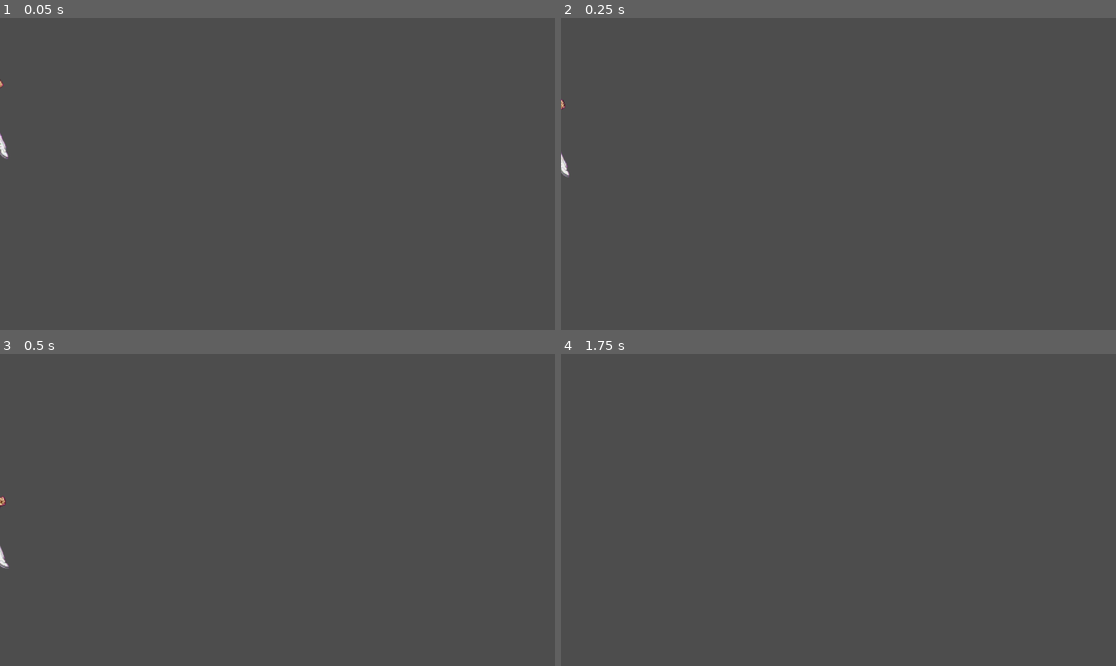
Above: before the commit, frames 1-4 (two rows, left to right).
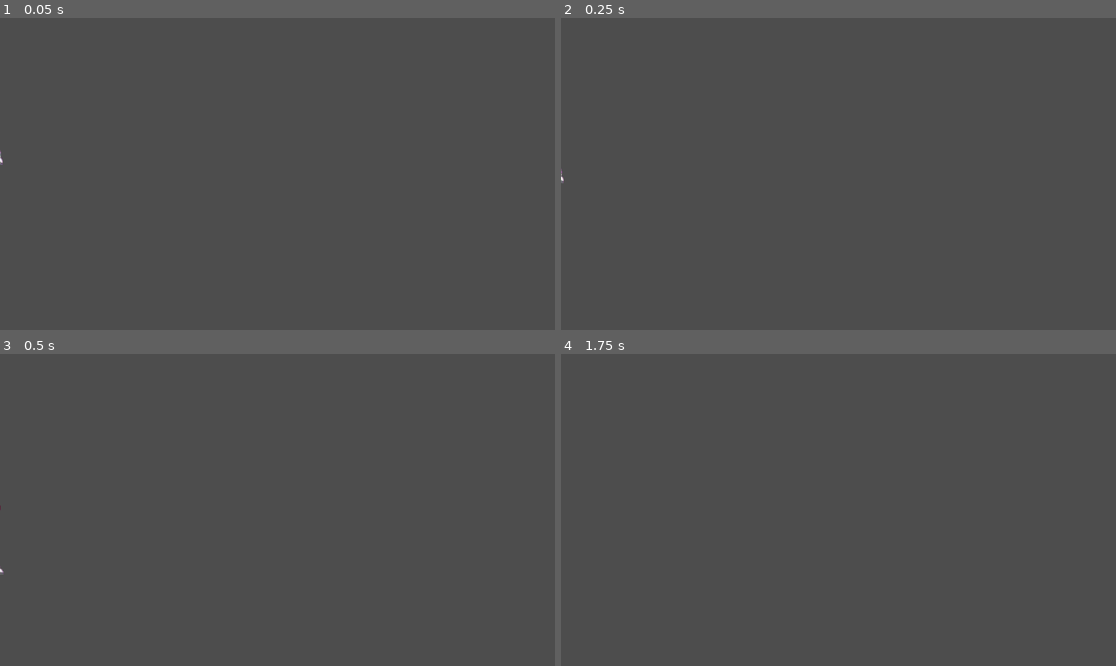
Above: after the commit, the same moments.

Repository: FelipeMMares/RPFihter
Game: Godot game, scene res://Cenas/Player/Player.tscn
Two runs of this game, one before a commit and one after it. Both use one fixed random seed, a clock stepped at 60 frames per second and the inputs below.
Inputs:
- Up to frame 1 (0.05 s): no input
- Up to frame 2 (0.25 s): no input
- Up to frame 3 (0.5 s): no input
- Up to frame 4 (1.75 s): tap Enter at 0.5 s; tap 1 at 0.6, 1.55 s; tap 2 at 0.8, 1.35 s; tap Space at 1.25 s

The runs differ from the first frame. In frame 1, less than 0.1% of the frame differs, in the area x 0-2%, y 19-47%; in frame 2, less than 0.1%, in the area x 0-2%, y 26-53%; in frame 3, less than 0.1%; in frame 4, nothing differs.

Commit message:
correção do colisão de ataque e da hurtbox do dummy, passando para a próxima fase

Diff:
--- /dev/null
+++ b/Cenas/Dummy/Dummy.gd
@@ -0,0 +1,14 @@
+extends CharacterBody2D
+
+@onready var state_machine = $StateMachine
+@onready var hurt_box = $Hurtbox
+@export var speed : float = 150
+
+func _ready() -> void:
+	hurt_box.hurt.connect(_on_hurt)
+
+func _on_hurt(hit_data: HitData) -> void:
+	state_machine.receive_hit(hit_data)
+
+func move(direction: Vector2) -> void:
+	velocity.x = direction.x * speed
--- a/Cenas/Dummy/dummy.tscn
+++ b/Cenas/Dummy/dummy.tscn
@@ -1,16 +1,21 @@
 [gd_scene format=3 uid="uid://c3j6jqqi848lx"]
 
-[ext_resource type="Texture2D" uid="uid://co2dbqfbjkjnp" path="res://assets/Elena (dummy) Hurt/SF3_3rd_Elena_12462-removebg-preview.png" id="1_j6gfk"]
+[ext_resource type="Script" uid="uid://bh8thk6d1rsr6" path="res://Cenas/Dummy/Dummy.gd" id="1_7u85y"]
 [ext_resource type="Texture2D" uid="uid://bbwy05inpgibv" path="res://assets/elena (dummy)/SF3_3rd_Elena_12288-removebg-preview.png" id="1_u4fdy"]
-[ext_resource type="Texture2D" uid="uid://b7ftb26qwhw5d" path="res://assets/Elena (dummy) Hurt/SF3_3rd_Elena_12463-removebg-preview.png" id="2_dnvsn"]
 [ext_resource type="Texture2D" uid="uid://boum1wsvnc0pg" path="res://assets/elena (dummy)/SF3_3rd_Elena_12289-removebg-preview.png" id="2_gqsxo"]
+[ext_resource type="Texture2D" uid="uid://j0ifuy2fyb5" path="res://assets/Elena (dummy) Hurt/SF3_3rd_Elena_12465-removebg-preview.png" id="2_v50a7"]
+[ext_resource type="Texture2D" uid="uid://d0pjjhomjmq3u" path="res://assets/Elena (dummy) Hurt/SF3_3rd_Elena_12466-removebg-preview.png" id="3_0tpov"]
 [ext_resource type="Texture2D" uid="uid://cksfsaowrkiw5" path="res://assets/elena (dummy)/SF3_3rd_Elena_12290-removebg-preview.png" id="3_1ipwt"]
-[ext_resource type="Texture2D" uid="uid://brhp315lvxfvs" path="res://assets/Elena (dummy) Hurt/SF3_3rd_Elena_12464-removebg-preview.png" id="3_3mxc2"]
+[ext_resource type="Texture2D" uid="uid://8g7dqvj1d8bj" path="res://assets/Elena (dummy) Hurt/SF3_3rd_Elena_12467-removebg-preview.png" id="4_7i3rb"]
 [ext_resource type="Texture2D" uid="uid://opiicf4stj0p" path="res://assets/elena (dummy)/SF3_3rd_Elena_12291-removebg-preview.png" id="4_lb2tm"]
 [ext_resource type="Texture2D" uid="uid://d2vupgtsfu2tg" path="res://assets/elena (dummy)/SF3_3rd_Elena_12292-removebg-preview.png" id="5_nntwn"]
+[ext_resource type="Texture2D" uid="uid://2ybktoa1wup6" path="res://assets/Elena (dummy) Hurt/SF3_3rd_Elena_12468-removebg-preview.png" id="5_tm5c4"]
 [ext_resource type="Texture2D" uid="uid://br736eg1lhymi" path="res://assets/elena (dummy)/SF3_3rd_Elena_12293-removebg-preview.png" id="6_48erc"]
+[ext_resource type="Texture2D" uid="uid://moc04sm0u6y7" path="res://assets/Elena (dummy) Hurt/SF3_3rd_Elena_12469-removebg-preview.png" id="6_phren"]
+[ext_resource type="Texture2D" uid="uid://dic2mdjf2s8uj" path="res://assets/Elena (dummy) Hurt/SF3_3rd_Elena_12470-removebg-preview.png" id="7_3ud4v"]
 [ext_resource type="Texture2D" uid="uid://gjyx8j4yib3e" path="res://assets/elena (dummy)/SF3_3rd_Elena_12294-removebg-preview.png" id="7_lcb1f"]
 [ext_resource type="Texture2D" uid="uid://c7a1jmobjbc7t" path="res://assets/elena (dummy)/SF3_3rd_Elena_12295-removebg-preview.png" id="8_6mob7"]
+[ext_resource type="Texture2D" uid="uid://da048h4mf86vo" path="res://assets/Elena (dummy) Hurt/SF3_3rd_Elena_12471-removebg-preview.png" id="8_ba4g4"]
 [ext_resource type="Texture2D" uid="uid://crfi7xiujti1s" path="res://assets/elena (dummy)/SF3_3rd_Elena_12296-removebg-preview.png" id="9_u4fdy"]
 [ext_resource type="Texture2D" uid="uid://e7eli7jbhhas" path="res://assets/elena (dummy)/SF3_3rd_Elena_12297-removebg-preview.png" id="10_8yuib"]
 [ext_resource type="Texture2D" uid="uid://c7b2p427sov2n" path="res://assets/elena (dummy)/SF3_3rd_Elena_12298-removebg-preview.png" id="11_pbjwv"]
@@ -68,22 +73,36 @@
 [ext_resource type="Script" uid="uid://c3ookyq3ypabc" path="res://Scripts/Player/StateMachine/States/Air/start_jump.gd" id="63_3mxc2"]
 [ext_resource type="Script" uid="uid://julkhtuc7ncf" path="res://Scripts/Player/StateMachine/States/Ground/IdleCrouched.gd" id="64_7u85y"]
 [ext_resource type="Script" uid="uid://dtsgngx4yj4eu" path="res://Scripts/Player/StateMachine/States/Ground/light_punch.gd" id="65_1qwri"]
+[ext_resource type="Script" uid="uid://docbt7ybhit04" path="res://Scripts/Player/StateMachine/States/hurt.gd" id="69_3mxc2"]
+[ext_resource type="Script" uid="uid://yv74ok4maffr" path="res://Scripts/Combat/Hurtbox.gd" id="69_dnvsn"]
 
 [sub_resource type="SpriteFrames" id="SpriteFrames_g4v7s"]
 animations = [{
 "frames": [{
 "duration": 1.0,
-"texture": ExtResource("1_j6gfk")
-}, {
-"duration": 1.0,
-"texture": ExtResource("2_dnvsn")
-}, {
-"duration": 1.0,
-"texture": ExtResource("3_3mxc2")
+"texture": ExtResource("2_v50a7")
+}, {
+"duration": 1.0,
+"texture": ExtResource("3_0tpov")
+}, {
+"duration": 1.0,
+"texture": ExtResource("4_7i3rb")
+}, {
+"duration": 1.0,
+"texture": ExtResource("5_tm5c4")
+}, {
+"duration": 1.0,
+"texture": ExtResource("6_phren")
+}, {
+"duration": 1.0,
+"texture": ExtResource("7_3ud4v")
+}, {
+"duration": 1.0,
+"texture": ExtResource("8_ba4g4")
 }],
 "loop": 0,
 "name": &"Hurt",
-"speed": 9.0
+"speed": 8.0
 }, {
 "frames": [{
 "duration": 1.0,
@@ -263,7 +282,7 @@
 }]
 
 [sub_resource type="RectangleShape2D" id="RectangleShape2D_vqqph"]
-size = Vector2(176, 159)
+size = Vector2(200, 173)
 
 [sub_resource type="GDScript" id="GDScript_wutc1"]
 script/source = "extends AttackState
@@ -285,19 +304,23 @@
 	print(\"Chute baixo\")
 "
 
+[sub_resource type="RectangleShape2D" id="RectangleShape2D_g4v7s"]
+size = Vector2(216, 190)
+
 [node name="Dummy" type="CharacterBody2D" unique_id=597853256]
+script = ExtResource("1_7u85y")
 
 [node name="AnimatedSprite2D" type="AnimatedSprite2D" parent="." unique_id=1082718433]
-position = Vector2(-6.0000114, -11.999996)
-scale = Vector2(1.3411459, 1.5758928)
+position = Vector2(2.9999962, 5.000001)
+scale = Vector2(1.6914063, 1.8638393)
 sprite_frames = SubResource("SpriteFrames_g4v7s")
 animation = &"Hurt"
-frame = 2
+frame = 6
 frame_progress = 1.0
 flip_h = true
 
 [node name="CollisionShape2D" type="CollisionShape2D" parent="." unique_id=1128512923]
-position = Vector2(3, 22.5)
+position = Vector2(12, 57.5)
 shape = SubResource("RectangleShape2D_vqqph")
 
 [node name="StateMachine" type="Node" parent="." unique_id=1711119882 node_paths=PackedStringArray("initial_state", "animated_sprite")]
@@ -344,3 +367,15 @@
 [node name="LowKick" type="Node" parent="StateMachine" unique_id=613343175]
 script = SubResource("GDScript_40vv7")
 metadata/_custom_type_script = "uid://bprajussohidd"
+
+[node name="Hurt" type="Node" parent="StateMachine" unique_id=523801568]
+script = ExtResource("69_3mxc2")
+metadata/_custom_type_script = "uid://bkklrvtapkren"
+
+[node name="Hurtbox" type="Area2D" parent="." unique_id=1276732752]
+collision_layer = 3
+script = ExtResource("69_dnvsn")
+
+[node name="CollisionShape2D" type="CollisionShape2D" parent="Hurtbox" unique_id=1233750611]
+position = Vector2(13, 57)
+shape = SubResource("RectangleShape2D_g4v7s")
--- a/Cenas/Player/Player.tscn
+++ b/Cenas/Player/Player.tscn
@@ -111,11 +111,11 @@
 [ext_resource type="Texture2D" uid="uid://b8tddvji4j0eh" path="res://assets/Chun li Low Kick/SF3_3rd_Chunli_24075-removebg-preview.png" id="79_kds5p"]
 [ext_resource type="Texture2D" uid="uid://ckfwovqfbnypu" path="res://assets/Chun li Low Kick/SF3_3rd_Chunli_24076-removebg-preview.png" id="80_nhj2s"]
 [ext_resource type="Script" uid="uid://dtsgngx4yj4eu" path="res://Scripts/Player/StateMachine/States/Ground/light_punch.gd" id="111_jj3b6"]
-[ext_resource type="Script" uid="uid://do3du61yy2b2o" path="res://Scripts/Player/Hitbox/Hitboxers.gd" id="115_lmw0p"]
+[ext_resource type="Script" uid="uid://c48umgmbmjtf1" path="res://Scripts/Dummy/HitData.gd" id="114_w3xrr"]
 [ext_resource type="Script" uid="uid://csymgsto5p2q8" path="res://Scripts/Player/Hitbox/LightPunchHitbox.gd" id="116_lmw0p"]
 
 [sub_resource type="RectangleShape2D" id="RectangleShape2D_r8ryd"]
-size = Vector2(149, 171)
+size = Vector2(157, 171)
 
 [sub_resource type="SpriteFrames" id="SpriteFrames_ma6wq"]
 animations = [{
@@ -552,20 +552,24 @@
 	print(\"Chute baixo\")
 "
 
+[sub_resource type="Resource" id="Resource_80p4o"]
+script = ExtResource("114_w3xrr")
+metadata/_custom_type_script = "uid://c48umgmbmjtf1"
+
 [sub_resource type="RectangleShape2D" id="RectangleShape2D_g4v7s"]
-size = Vector2(68, 28)
+size = Vector2(72, 35)
 
 [node name="Player" type="CharacterBody2D" unique_id=1120152477]
 position = Vector2(-47, 149)
 script = ExtResource("1_htvwm")
 
 [node name="Colisao" type="CollisionShape2D" parent="." unique_id=1334167780]
-position = Vector2(-8.5, 32.5)
+position = Vector2(-4.5, 32.5)
 shape = SubResource("RectangleShape2D_r8ryd")
 one_way_collision = true
 
 [node name="AnimatedSprite2D" type="AnimatedSprite2D" parent="." unique_id=75413742]
-position = Vector2(4, -3)
+position = Vector2(-7, 9)
 scale = Vector2(1.6119791, 1.8772322)
 sprite_frames = SubResource("SpriteFrames_ma6wq")
 animation = &"LightPunch"
@@ -612,8 +616,11 @@
 script = ExtResource("70_wj34k")
 metadata/_custom_type_script = "uid://bkklrvtapkren"
 
-[node name="LightPunch" type="Node" parent="StateMachine" unique_id=374435888]
+[node name="LightPunch" type="Node" parent="StateMachine" unique_id=374435888 node_paths=PackedStringArray("hitbox")]
 script = ExtResource("111_jj3b6")
+hitbox = NodePath("../../Hitboxers/LightPunch")
+active_start_frame = 1
+active_end_frame = 3
 metadata/_custom_type_script = "uid://bprajussohidd"
 
 [node name="HighPunch" type="Node" parent="StateMachine" unique_id=1255776548]
@@ -628,14 +635,16 @@
 script = SubResource("GDScript_jj3b6")
 metadata/_custom_type_script = "uid://bprajussohidd"
 
-[node name="Hitboxers" type="Node" parent="." unique_id=1844061744]
-script = ExtResource("115_lmw0p")
+[node name="Hitboxers" type="Node2D" parent="." unique_id=997661732]
 
 [node name="LightPunch" type="Area2D" parent="Hitboxers" unique_id=143547538]
+collision_layer = 0
+collision_mask = 3
 monitoring = false
 monitorable = false
 script = ExtResource("116_lmw0p")
-
-[node name="CollisionShape2D" type="CollisionShape2D" parent="Hitboxers/LightPunch" unique_id=1338770999]
-position = Vector2(51, 129)
+hit_data = SubResource("Resource_80p4o")
+
+[node name="LightPunchColision" type="CollisionShape2D" parent="Hitboxers/LightPunch" unique_id=1338770999]
+position = Vector2(109, -10)
 shape = SubResource("RectangleShape2D_g4v7s")
--- /dev/null
+++ b/Scripts/Combat/Hurtbox.gd
@@ -0,0 +1,24 @@
+extends Area2D
+class_name HurtBox
+
+signal hurt(hit_data: HitData)
+
+func _ready() -> void:
+	monitoring = true
+	monitorable = true
+
+	collision_layer = 2
+	collision_mask = 0
+
+	print(
+		"HurtBox pronta: ",
+		name,
+		" layer: ",
+		collision_layer,
+		" mask: ",
+		collision_mask
+	)
+
+func receive_hit(hit_data: HitData) -> void:
+	print("HurtBox recebeu hit: ", hit_data)
+	hurt.emit(hit_data)
--- a/Scripts/Dummy/HitData.gd
+++ b/Scripts/Dummy/HitData.gd
@@ -37,7 +37,7 @@
 # executada no oponente.
 # ============================
 
-@export var hurt_animation: String = "Hurt"
+@export var hurt_animation: StringName = &"Hurt"
 
 # ============================
 # DURAÇÃO DA HITBOX
--- a/Scripts/Player/CommandParser/commandParse.gd
+++ b/Scripts/Player/CommandParser/commandParse.gd
@@ -1,43 +1,3 @@
-#extends Node
-#class_name CommandParser
-#
-#@export var commands : Array[CommandSequence] = []
-#@export var input_buffer : InputBuffer
-#
-#var root := CommandNode.new()
-#
-#func _ready() -> void:
-	#
-	#for command in commands:
-		#if command and command.is_valid():
-			#root.add_sequence(command.inputs, command.name)
-	#print("Filhos do root:")
-	#print(root.children.keys())
-#
-#func get_current_special_move() -> String:
-	#var current_node = root
-	#var current_frame = Engine.get_physics_frames()
-	#
-	#for i in range(input_buffer.buffer.size()-1, -1, -1):
-		#var input = input_buffer.get_input_at(i)
-		#print("Lendo:", input.action_name)
-		#
-		#if current_node.children.has(input.action_name):
-			#print("Encontrou nó:", input.action_name)
-			#current_node = current_node.children[input.action_name]
-			#
-			#if current_node.resulting_move != "":
-				#print("Move encontrado:", current_node.resulting_move)
-				#printerr("funfou!")
-				#input_buffer.buffer.clear()
-				#return current_node.resulting_move
-		#
-		#else:
-			#print("Falhou em:", input.action_name)
-			#break
-	#
-	#return ""
-
 # command_parser.gd
 extends Node
 class_name CommandParser
--- a/Scripts/Player/Hitbox/LightPunchHitbox.gd
+++ b/Scripts/Player/Hitbox/LightPunchHitbox.gd
@@ -1,17 +1,49 @@
 extends Area2D
 class_name HitBox
 
-@export var damage := 10
-@export var hitstun := 12
-@export var pushback := 25.0
+@export var hit_data: HitData
 
-func _ready():
-	disable()
+@onready var collision_shape: CollisionShape2D = $LightPunchColision
 
-func enable():
-	monitoring = true
+var _already_hit: Array[Area2D] = []
+
+func _ready() -> void:
+	monitoring = false
 	monitorable = true
 
-func disable():
-	monitoring = false
-	monitorable = false
+	collision_layer = 0
+	collision_mask = 2
+
+	collision_shape.disabled = true
+
+	area_entered.connect(_on_area_entered)
+
+	print("HitBox pronta: ", name, " hit_data: ", hit_data)
+
+func enable() -> void:
+	print("HitBox ligada: ", name)
+
+	_already_hit.clear()
+
+	collision_shape.set_deferred("disabled", false)
+	set_deferred("monitoring", true)
+
+func disable() -> void:
+	print("HitBox desligada: ", name)
+
+	set_deferred("monitoring", false)
+	collision_shape.set_deferred("disabled", true)
+
+func _on_area_entered(area: Area2D) -> void:
+	print("Área detectada: ", area.name)
+
+	if not area is HurtBox:
+		return
+
+	if area in _already_hit:
+		return
+
+	_already_hit.append(area)
+
+	print("HitBox acertou HurtBox")
+	area.receive_hit(hit_data)
--- a/Scripts/Player/Player.gd
+++ b/Scripts/Player/Player.gd
@@ -3,6 +3,7 @@
 @export var speed : float = 150
 @export var jump_force : float = 450.0
 @export var gravity : float = 1200.0
+@onready var light_punch_hitbox: HitBox = $Hitboxers/LightPunch
 
 func _physics_process(delta):
 
@@ -12,7 +13,7 @@
 	move_and_slide()
 
 func jump():
-	print("PLAYER PULOU")
+	#print("PLAYER PULOU")
 
 	if is_on_floor():
 		velocity.y = -jump_force
@@ -24,51 +25,3 @@
 func stop():
 
 	velocity.x = 0
-#func _input(event):
-	#if event is InputEventKey and event.pressed:
-		#match event.keycode:
-			#KEY_1:
-				## Teste automático: left, left, right
-				#test_combo_left_left_right()
-			#KEY_2:
-				## Teste manual: você digita os inputs
-				#print("Modo manual: use as teclas para testar")
-			#KEY_F3:
-				## Debug do buffer
-				#debug_buffer()
-#
-##func test_combo_left_left_right():
-##
-	##print()
-##
-	##print("==========================")
-	##print("TESTANDO COMBO")
-	##print("==========================")
-#
-	#var parser = $CommandParser
-#
-	#parser.clear_buffer()
-#
-	#parser.input_buffer.add_test_sequence([
-		#"left",
-		#"left",
-		#"right"
-	#])
-#
-	#var move = parser.get_current_special_move()
-#
-	#print()
-#
-	#print("Resultado:")
-#
-	#if move == "":
-		#print("Nenhum comando encontrado.")
-	#else:
-		#print(move)
-#
-	#print("==========================")
-#
-#func debug_buffer():
-	#var parser = $CommandParser
-	#if parser and parser.input_buffer:
-		#parser.input_buffer.debug_buffer()
--- a/Scripts/Player/StateMachine/AttackState.gd
+++ b/Scripts/Player/StateMachine/AttackState.gd
@@ -1,19 +1,50 @@
 extends State
 class_name AttackState
+@export var next_state: String = "Idle"
+@export var hitbox: HitBox
+@export var active_start_frame: int = 1
+@export var active_end_frame: int = 3
 
-@export var next_state := "Idle"
+var _hitbox_active: bool = false
 
-func _enter():
+func _enter() -> void:
+	_hitbox_active = false
+
+	if hitbox:
+		hitbox.disable()
+
+	print("AttackState entrou: ", name)
+	print("Hitbox referenciada: ", hitbox)
 
 	play_animation.emit(name, false)
 
-func _physics_process(delta):
+func _physics_process(_delta: float) -> void:
+	var sprite := get_parent().get_parent().get_node("AnimatedSprite2D") as AnimatedSprite2D
 
-	check_special_move()
-	move.emit(Vector2.ZERO)
-	# opcional:
-	# permitir virar para o lado durante o ataque
+	if sprite == null or hitbox == null:
+		return
 
-func _animation_finished():
+	var current_frame := sprite.frame
+
+	if current_frame >= active_start_frame and current_frame <= active_end_frame:
+		if not _hitbox_active:
+			_hitbox_active = true
+			print("ATIVANDO HITBOX NO FRAME: ", current_frame)
+			hitbox.enable()
+	else:
+		if _hitbox_active:
+			_hitbox_active = false
+			print("DESATIVANDO HITBOX NO FRAME: ", current_frame)
+			hitbox.disable()
+
+func _exit() -> void:
+	_hitbox_active = false
+
+	if hitbox:
+		hitbox.disable()
+
+func _animation_finished() -> void:
+	if hitbox:
+		hitbox.disable()
 
 	transition_to.emit(next_state)
--- a/Scripts/Player/StateMachine/StateMachine.gd
+++ b/Scripts/Player/StateMachine/StateMachine.gd
@@ -75,9 +75,7 @@
 
 	_current_state = new_state_node
 
-	print("TRANSIÇÃO:", previous_state, " -> ", new_state)
-#func _physics_process(delta: float) -> void:
-	#print("current_state: ", _current_state.name)
+
 
 func start() -> void:
 
@@ -97,32 +95,70 @@
 		_character.call(move_method, direction)
 
 func _on_request_jump() -> void:
-	print("STATE MACHINE PEDIU PULO")
+	#print("STATE MACHINE PEDIU PULO")
 
 	if _character.has_method(jump_method):
 		_character.call(jump_method)
 
-func _on_request_play_animation(anim_name: String,
-								backwards: bool = false,
-								state: State = null) -> void:
-	print("TOCANDO:", anim_name)
-	print(animated_sprite.sprite_frames.get_animation_names())
+#func _on_request_play_animation(anim_name: String,
+								#backwards: bool = false,
+								#state: State = null) -> void:
+	#
+	#print("TOCANDO:", anim_name)
+	#print(animated_sprite.sprite_frames.get_animation_names())
 
-	if backwards:
-		animated_sprite.play_backwards(anim_name)
-	else:
-		animated_sprite.play(anim_name)
+	#if backwards:
+		#animated_sprite.play_backwards(anim_name)
+	#else:
+		#animated_sprite.play(anim_name)
+	#if not animated_sprite:
+		#return
+#
+	#_anim_request_id += 1
+	#var request_id := _anim_request_id
+#
+	#if backwards:
+		#animated_sprite.play_backwards(anim_name)
+	#else:
+		#animated_sprite.play(anim_name)
+#
+	#await  animated_sprite.animation_finished
+	#if state and state.has_method("_animation_finished"):
+		#state._animation_finished()
+func _on_request_play_animation(
+	anim_name: String,
+	backwards: bool = false,
+	state: State = null
+) -> void:
 	if not animated_sprite:
+		printerr("AnimatedSprite2D não configurado")
 		return
 
-	_anim_request_id += 1
-	var request_id := _anim_request_id
+	print("StateMachine recebeu animação: ", anim_name)
+
+	if not animated_sprite.sprite_frames.has_animation(anim_name):
+		printerr("Animação não encontrada: ", anim_name)
+		return
 
 	if backwards:
 		animated_sprite.play_backwards(anim_name)
 	else:
 		animated_sprite.play(anim_name)
 
-	await  animated_sprite.animation_finished
+	await animated_sprite.animation_finished
+
 	if state and state.has_method("_animation_finished"):
 		state._animation_finished()
+
+func receive_hit(hit_data: HitData) -> void:
+	var hurt_state = get_node_or_null("Hurt")
+
+	if hurt_state == null:
+		printerr("StateMachine: estado Hurt não encontrado.")
+		return
+
+	if hurt_state.has_method("set_hit_data"):
+		hurt_state.set_hit_data(hit_data)
+
+	if _current_state:
+		_transition_to("Hurt", _current_state.name)
--- a/Scripts/Player/StateMachine/States/Ground/Idle.gd
+++ b/Scripts/Player/StateMachine/States/Ground/Idle.gd
@@ -6,6 +6,11 @@
 func _physics_process(delta: float) -> void:
 	move.emit(Vector2.ZERO)
 	check_special_move()
+
+		# Dummy não possui controles
+	if player_controls == null:
+		return
+
 	if player_controls.is_walking():
 		transition_to.emit("Walk")
 
--- a/Scripts/Player/StateMachine/States/Ground/LightPuch.gd
+++ b/Scripts/Player/StateMachine/States/Ground/LightPuch.gd
@@ -1,14 +1,5 @@
 extends AttackState
 
-var _character : CharacterBody2D
-@onready var hitbox : HitBox = _character.light_punch_hitbox
-
-func _enter():
-
+func _enter() -> void:
 	super._enter()
-
-	hitbox.monitoring = true
-
 	print("Soco leve")
-
-	_character.light_punch_hitbox.enable()
--- /dev/null
+++ b/Scripts/Player/StateMachine/States/hurt.gd
@@ -0,0 +1,29 @@
+extends State
+
+var hit_data: HitData
+var hitstun_timer: int = 0
+
+func set_hit_data(data: HitData) -> void:
+	hit_data = data
+	hitstun_timer = data.hitstun
+
+	print("Hurt recebeu HitData")
+	print("Animação solicitada: ", data.hurt_animation)
+	print("Hitstun: ", data.hitstun)
+
+func _enter() -> void:
+	print("ENTROU NO ESTADO HURT")
+
+	if hit_data == null:
+		printerr("Hurt: hit_data está null")
+		play_animation.emit(name, false)
+		return
+
+	print("Tocando animação Hurt: ", hit_data.hurt_animation)
+	play_animation.emit(String(hit_data.hurt_animation), false)
+
+func _physics_process(_delta: float) -> void:
+	hitstun_timer -= 1
+
+	if hitstun_timer <= 0:
+		transition_to.emit("Idle")
--- a/cena_da_luta.tscn
+++ b/cena_da_luta.tscn
@@ -33,8 +33,8 @@
 [node name="HUD" parent="." unique_id=434548975 instance=ExtResource("3_hvrgt")]
 
 [node name="Player1" parent="." unique_id=1120152477 instance=ExtResource("4_oi066")]
-position = Vector2(88, 452)
+position = Vector2(86, 437)
 disable_mode = 2
 
 [node name="Dummy" parent="." unique_id=597853256 instance=ExtResource("5_hvrgt")]
-position = Vector2(1021, 471)
+position = Vector2(970, 432)
Not shown, added: Cenas/Dummy/Dummy.gd.uid
Not shown, added: Scripts/Combat/Hurtbox.gd.uid
Not shown, added: Scripts/Player/StateMachine/States/hurt.gd.uid
Binary file added: assets/Elena (dummy) Hurt/SF3_3rd_Elena_12465-removebg-preview.png
Not shown, added: assets/Elena (dummy) Hurt/SF3_3rd_Elena_12465-removebg-preview.png.import
Binary file added: assets/Elena (dummy) Hurt/SF3_3rd_Elena_12466-removebg-preview.png
Not shown, added: assets/Elena (dummy) Hurt/SF3_3rd_Elena_12466-removebg-preview.png.import
Binary file added: assets/Elena (dummy) Hurt/SF3_3rd_Elena_12467-removebg-preview.png
Not shown, added: assets/Elena (dummy) Hurt/SF3_3rd_Elena_12467-removebg-preview.png.import
Binary file added: assets/Elena (dummy) Hurt/SF3_3rd_Elena_12468-removebg-preview.png
Not shown, added: assets/Elena (dummy) Hurt/SF3_3rd_Elena_12468-removebg-preview.png.import
Binary file added: assets/Elena (dummy) Hurt/SF3_3rd_Elena_12469-removebg-preview.png
(and 5 more such lines)
